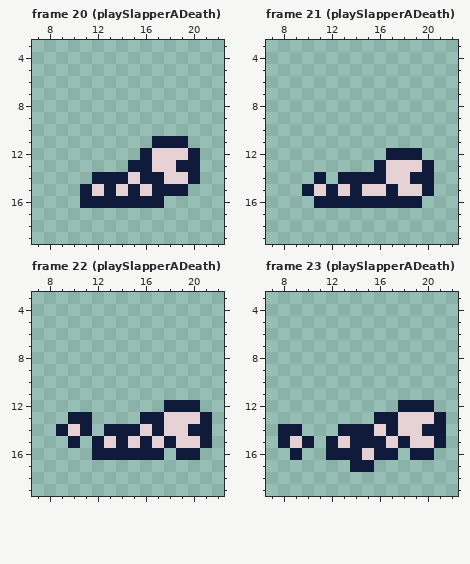
Pixel-art file -- EverythingSprite.aseprite. The picture above is the old version.
31x31 pixels, 103 frames. Shown: frame 20 (playSlapperADeath): x 7..22, y 3..19; frame 21 (playSlapperADeath): x 7..22, y 3..19; frame 22 (playSlapperADeath): x 7..22, y 3..19; frame 23 (playSlapperADeath): x 7..22, y 3..19. The commit also changed other frames, which this record leaves out.
After:
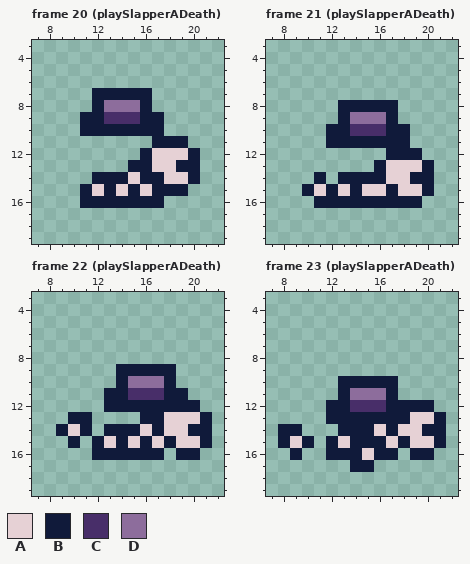
Palette (. is transparent): A #e6d1d5  B #101a3a  C #482e69  D #8d6d9c
Change:
layer "Hats" now shown
Frame 20 (playSlapperADeath), layer "Hats":
y 7: x 12..16 ..... -> BBBBB
y 8: x 12..16 ..... -> BDDDB
y 9: x 11..17 ....... -> BBCCCBB
y 10: x 11..17 ....... -> BBBBBBB
Frame 21 (playSlapperADeath), layer "Hats":
y 8: x 13..17 ..... -> BBBBB
y 9: x 13..17 ..... -> BDDDB
y 10: x 12..18 ....... -> BBCCCBB
y 11: x 12..18 ....... -> BBBBBBB
Frame 22 (playSlapperADeath), layer "Hats":
y 9: x 14..18 ..... -> BBBBB
y 10: x 14..18 ..... -> BDDDB
y 11: x 13..19 ....... -> BBCCCBB
y 12: x 13..17 ..... -> BBBBB
Frame 23 (playSlapperADeath), layer "Hats":
y 10: x 13..17 ..... -> BBBBB
y 11: x 13..17 ..... -> BDDDB
y 12: x 12..17 ...... -> BBCCCB
y 13: x 12..15 .... -> BBBB; x 18 A -> B
Pixel boxes of the changes (left, top, right, bottom) in both pictures:
added: (80, 88, 164, 136)
added: (326, 100, 410, 148)
added: (104, 364, 188, 412)
changed: (326, 376, 410, 424)
